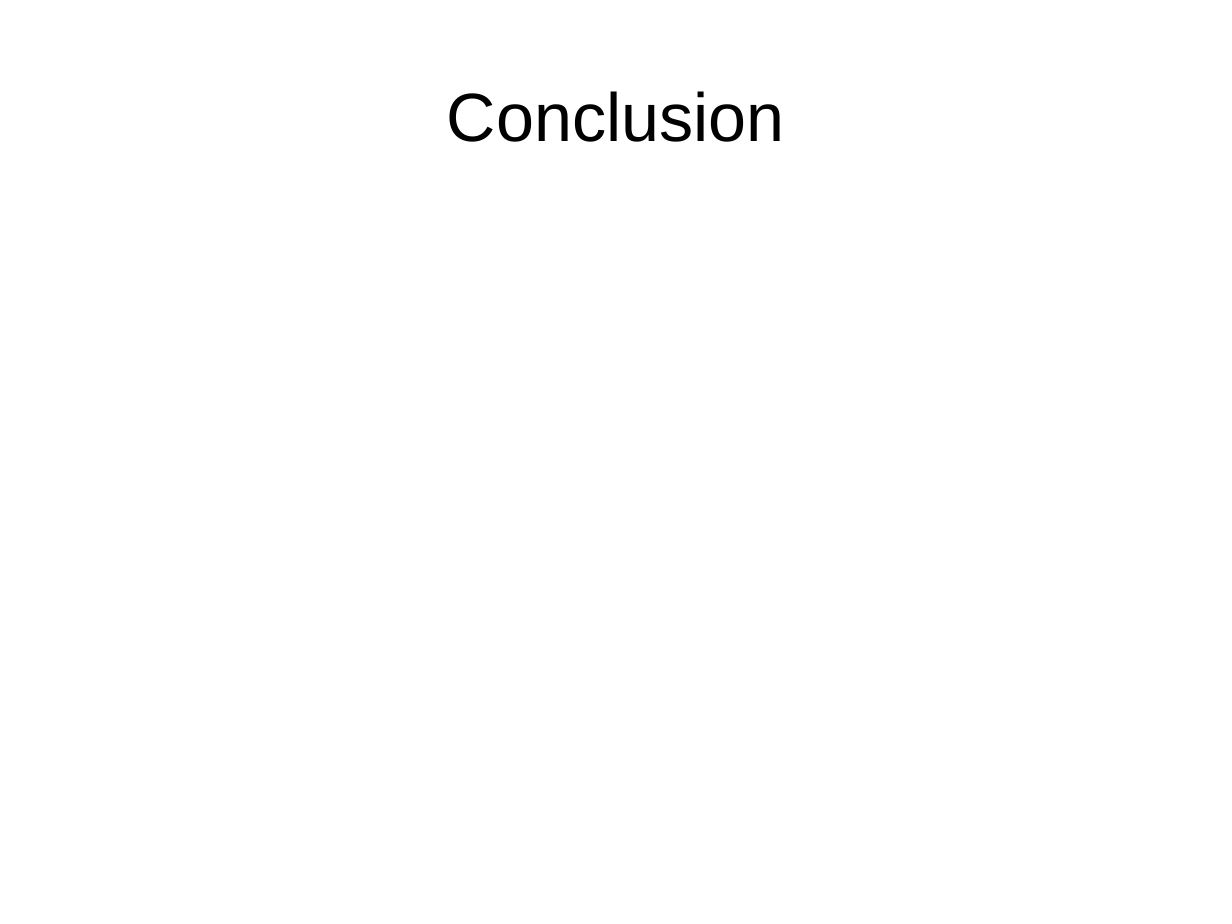
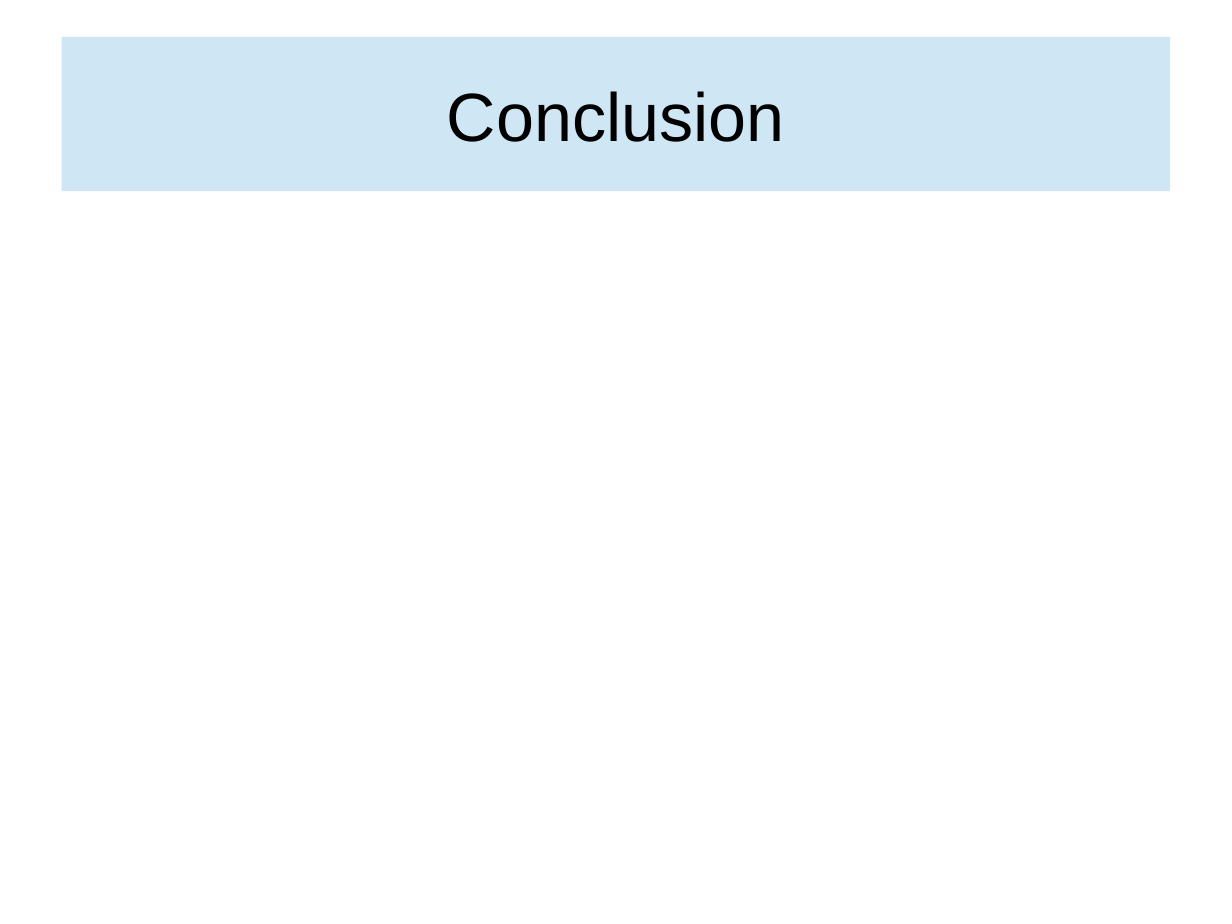
Before and after one commit to elecharny/pi-injector, a slide deck: slide 9 of Documents/Présentation.odp (slide 8 before the commit). Drawn at 1232x924 pixels with LibreOffice and Linux fonts; fonts in the diff are those of the drawing. Boxes give left, top, right and bottom in pixels: in the first picture for what was removed or moved away, otherwise in the second. Text is boxed around its words. In the diff, an @@ line names an element or a change of style, - is before the commit and + after.

```diff
--- a/Documents/Présentation.odp
+++ b/Documents/Présentation.odp
@@ title "Conclusion": place and size @@
-title "Conclusion" at bbox=[447, 91, 785, 142]
+title "Conclusion" at bbox=[61, 37, 1171, 191]
@@ title "Conclusion" at bbox=[61, 37, 1171, 191]: fill none to #CFE7F5 @@
```
Also in this commit, not shown: 5 other slides changed, 2 slides added, 1 slide removed, 38 other files.
